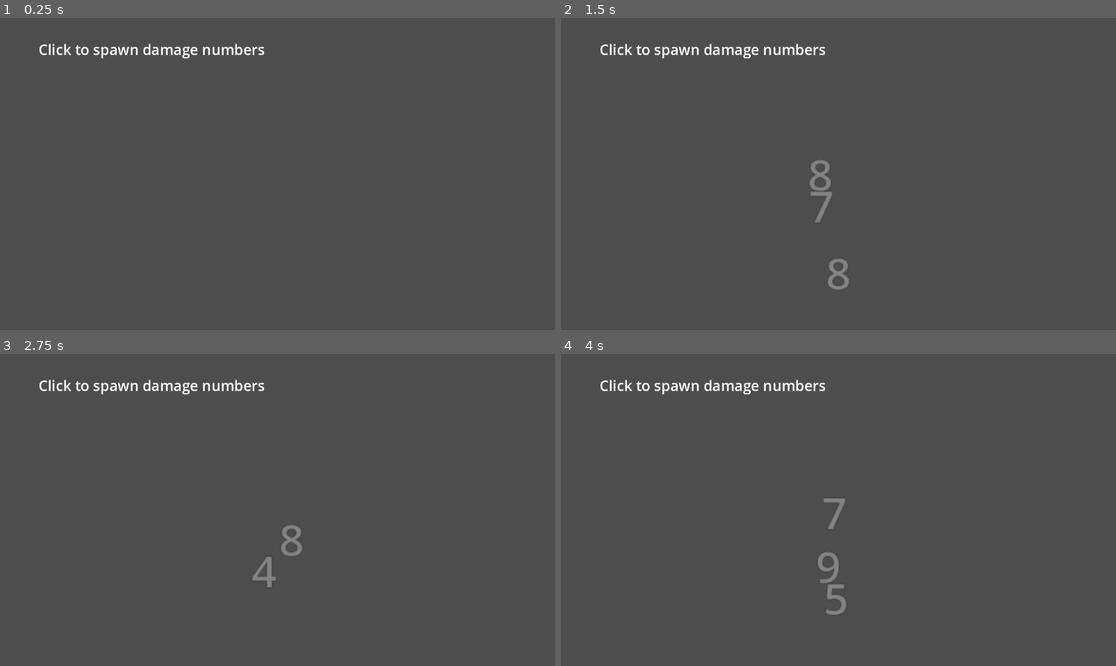
Above: before the commit, frames 1-4 (two rows, left to right).
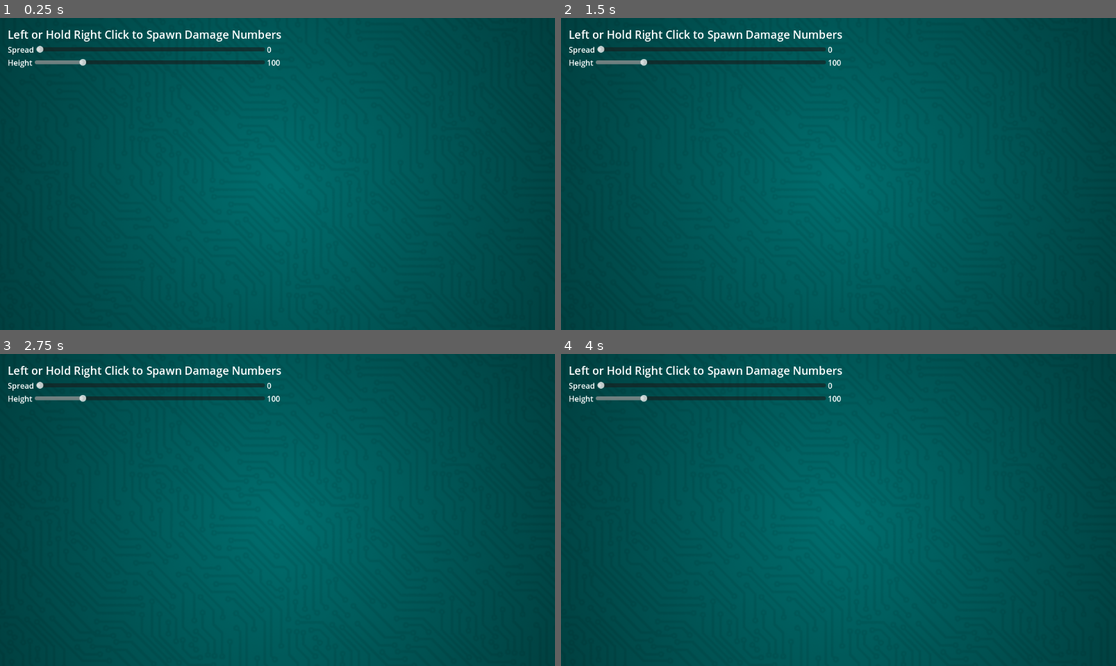
Above: after the commit, the same moments.

Repository: Ryan-Mirch/Damage-Numbers
Game: Godot game, scene res://2d_demo.tscn
The game is run twice, just before and just after one commit, with the same random seed, the same clock (stepped at 60 frames per second) and the same inputs.
Inputs (mouse positions are in pixels of both pictures, inside the frame that each line leads up to):
- Up to frame 1 (0.25 s): no input
- Up to frame 2 (1.5 s): tap Enter at 0.5, 1.25 s; move the mouse to (960, 158) at 0.52 s; press the mouse at (960, 158) at 0.53 s; right-click (960, 158) at 0.8 s; move the mouse to (727, 189) at 1.27 s; release the mouse at (727, 189) at 1.28 s; right-click (727, 189) at 1.35 s
- Up to frame 3 (2.75 s): click (166, 525) at 1.55 s; tap Enter at 2 s; move the mouse to (333, 441) at 2.02 s; press the mouse at (333, 441) at 2.03 s; right-click (333, 441) at 2.3 s
- Up to frame 4 (4 s): tap Enter at 2.75, 3.5 s; move the mouse to (810, 572) at 2.77 s; release the mouse at (810, 572) at 2.78 s; right-click (810, 572) at 2.85 s; click (810, 572) at 3.05 s; move the mouse to (1005, 556) at 3.52 s; press the mouse at (1005, 556) at 3.53 s; right-click (1005, 556) at 3.8 s

The runs differ from the first frame. In frame 1, 100% of the frame differs, in the area x 0-100%, y 0-100%; in frame 2, 100%; in frame 3, 100%; in frame 4, 100%.

Commit message:
Polished demo

Diff:
--- a/2d_demo.gd
+++ b/2d_demo.gd
@@ -1,31 +1,61 @@
-extends Node2D
+extends Control
 
 @onready var spawn_point = %SpawnPoint
 @onready var damage_number_2d_template = load("res://Damage_Number_2D.tscn")
+@onready var spread_value:Label = %"Spread Value"
+@onready var height_value:Label = %"Height Value"
 
 var damage_number_2d_pool:Array[DamageNumber2D] = []
+var rmb_held = false
 
 # Called when the node enters the scene tree for the first time.
 func _ready() -> void:
 	pass # Replace with function body.
 
+func _process(delta: float) -> void:
+	if rmb_held:
+		spawn_damage_number(randf_range(0,10))
+
 
 func _input(event: InputEvent) -> void:
-	if event.is_action_pressed("Left Click") or event.is_action_pressed("Right Click"):
+	if event.is_action_pressed("Left Click"):
 		spawn_damage_number(randf_range(0,10))
+
+	if event.is_action_pressed("Right Click"):
+		rmb_held = true
+
+	if event.is_action_released("Right Click"):
+		rmb_held = false
+
 
 func spawn_damage_number(value:float):
 	var damage_number = get_damage_number()
+	var val = str(round(value))
+	var pos = spawn_point.position
+	var height = height_value.text.to_float()
+	var spread = spread_value.text.to_float()
 	add_child(damage_number, true)
-	damage_number.set_value(str(round(value)))
-	damage_number.position = spawn_point.position
+	damage_number.set_values_and_animate(val, pos, height, spread)
 
 func get_damage_number() -> DamageNumber2D:
+	# get a damage number from the pool
 	if damage_number_2d_pool.size() > 0:
 		return damage_number_2d_pool.pop_front()
 
+	# create a new damage number if the pool is empty
 	else:
 		var new_damage_number = damage_number_2d_template.instantiate()
 		new_damage_number.tree_exiting.connect(
 			func():damage_number_2d_pool.append(new_damage_number))
 		return new_damage_number
+
+
+
+
+
+func _on_spread_value_changed(value: float) -> void:
+	spread_value.text = str(value)
+
+
+func _on_height_value_changed(value: float) -> void:
+	height_value.text = str(value)
--- a/2d_demo.tscn
+++ b/2d_demo.tscn
@@ -1,29 +1,106 @@
-[gd_scene load_steps=3 format=3 uid="uid://2t22pbojmsqo"]
+[gd_scene load_steps=4 format=3 uid="uid://2t22pbojmsqo"]
 
 [ext_resource type="Script" path="res://2d_demo.gd" id="1_r2qex"]
+[ext_resource type="Texture2D" uid="uid://4hkfc3gvyrhf" path="res://Circuit pattern.png" id="2_6qjxd"]
 
 [sub_resource type="LabelSettings" id="LabelSettings_bltxw"]
-font_size = 30
+font_size = 23
 
-[node name="2D Demo" type="Node2D"]
+[node name="2D Demo" type="Control"]
+anchor_right = 1.0
+anchor_bottom = 1.0
 script = ExtResource("1_r2qex")
 
-[node name="Label" type="Label" parent="."]
-offset_left = 257.0
-offset_top = 154.0
-offset_right = 508.0
-offset_bottom = 180.0
-scale = Vector2(0.5, 0.5)
+[node name="TextureRect" type="TextureRect" parent="."]
+anchor_right = 1.0
+anchor_bottom = 1.0
+texture = ExtResource("2_6qjxd")
+ignore_texture_size = true
+stretch_mode = 6
+
+[node name="SpawnPoint" type="Control" parent="."]
+unique_name_in_owner = true
+anchor_left = 0.5
+anchor_top = 1.0
+anchor_right = 0.5
+anchor_bottom = 1.0
+offset_top = -125.0
+offset_bottom = -125.0
+grow_horizontal = 2
+grow_vertical = 0
+metadata/_edit_layout_mode = 1
+
+[node name="VBoxContainer" type="VBoxContainer" parent="."]
+offset_left = 16.0
+offset_top = 18.0
+offset_right = 581.0
+offset_bottom = 113.0
+
+[node name="Label" type="Label" parent="VBoxContainer"]
+offset_right = 565.0
+offset_bottom = 35.0
 size_flags_vertical = 1
-text = "Click to spawn damage numbers"
+text = "Left or Hold Right Click to Spawn Damage Numbers"
 label_settings = SubResource("LabelSettings_bltxw")
 
-[node name="SpawnPoint" type="Position2D" parent="."]
+[node name="HBoxContainer" type="HBoxContainer" parent="VBoxContainer"]
+offset_top = 39.0
+offset_right = 565.0
+offset_bottom = 65.0
+
+[node name="Label" type="Label" parent="VBoxContainer/HBoxContainer"]
+offset_right = 55.0
+offset_bottom = 26.0
+text = "Spread"
+
+[node name="Spread" type="HSlider" parent="VBoxContainer/HBoxContainer"]
 unique_name_in_owner = true
-position = Vector2(507, 404)
-gizmo_extents = 110.7
+offset_left = 59.0
+offset_top = 5.0
+offset_right = 531.0
+offset_bottom = 21.0
+size_flags_horizontal = 3
+size_flags_vertical = 4
+max_value = 300.0
+step = 0.1
 
-[node name="Camera2D" type="Camera2D" parent="."]
-position = Vector2(505, 294)
-current = true
-zoom = Vector2(2, 2)
+[node name="Spread Value" type="Label" parent="VBoxContainer/HBoxContainer"]
+unique_name_in_owner = true
+custom_minimum_size = Vector2(30, 0)
+offset_left = 535.0
+offset_right = 565.0
+offset_bottom = 26.0
+text = "0"
+
+[node name="HBoxContainer2" type="HBoxContainer" parent="VBoxContainer"]
+offset_top = 69.0
+offset_right = 565.0
+offset_bottom = 95.0
+
+[node name="Label" type="Label" parent="VBoxContainer/HBoxContainer2"]
+offset_right = 52.0
+offset_bottom = 26.0
+text = "Height"
+
+[node name="Height" type="HSlider" parent="VBoxContainer/HBoxContainer2"]
+unique_name_in_owner = true
+offset_left = 56.0
+offset_top = 5.0
+offset_right = 531.0
+offset_bottom = 21.0
+size_flags_horizontal = 3
+size_flags_vertical = 4
+max_value = 500.0
+step = 0.1
+value = 100.0
+
+[node name="Height Value" type="Label" parent="VBoxContainer/HBoxContainer2"]
+unique_name_in_owner = true
+custom_minimum_size = Vector2(30, 0)
+offset_left = 535.0
+offset_right = 565.0
+offset_bottom = 26.0
+text = "100"
+
+[connection signal="value_changed" from="VBoxContainer/HBoxContainer/Spread" to="." method="_on_spread_value_changed"]
+[connection signal="value_changed" from="VBoxContainer/HBoxContainer2/Height" to="." method="_on_height_value_changed"]
--- a/Damage_Number_2D.gd
+++ b/Damage_Number_2D.gd
@@ -5,19 +5,18 @@
 @onready var label_container:Node2D = %LabelContainer
 @onready var ap:AnimationPlayer = %AnimationPlayer
 
-@export var up_distance = 120
 
 # Called when the node enters the scene tree for the first time.
 func _ready() -> void:
 	pass # Replace with function body.
 
 
-func set_value(value:String) -> void:
+func set_values_and_animate(value:String, start_pos:Vector2, height:float, spread:float) -> void:
 	label.text = value
 	ap.play("Rise and Fade")
+
 	var tween = get_tree().create_tween()
-	var start_pos = Vector2(randf_range(-10,10),randf_range(-5,5))
-	var end_pos = Vector2(randf_range(-30,30),-up_distance)
+	var end_pos = Vector2(randf_range(-spread,spread),-height) + start_pos
 	var tween_length = ap.get_animation("Rise and Fade").length
 
 	tween.tween_property(label_container,"position",end_pos,tween_length).from(start_pos)
--- a/Damage_Number_2D.tscn
+++ b/Damage_Number_2D.tscn
@@ -70,7 +70,7 @@
 tracks/3/loop_wrap = true
 tracks/3/keys = {
 "points": PackedFloat32Array(0, -0.25, 0, 0.25, 0, 1, 1, -0.25, 0, 0.25, 0, 1, 1, -0.25, 0, 0.25, 0, 1, 0, -0.25, 0, 0.25, 0, 1),
-"times": PackedFloat32Array(0, 0.2, 0.5, 1)
+"times": PackedFloat32Array(0, 0.2, 0.35, 1)
 }
 
 [sub_resource type="AnimationLibrary" id="AnimationLibrary_np4dl"]
@@ -96,7 +96,7 @@
 
 [node name="LabelContainer" type="Node2D" parent="."]
 unique_name_in_owner = true
-modulate = Color(1, 1, 1, 0.308865)
+modulate = Color(1, 1, 1, 0)
 position = Vector2(0, -40)
 scale = Vector2(2, 2)
 
@@ -116,6 +116,7 @@
 size_flags_vertical = 3
 theme_override_colors/font_outline_color = Color(0, 0, 0, 1)
 theme_override_constants/outline_size = 4
+theme_override_font_sizes/font_size = 30
 text = "123"
 label_settings = SubResource("LabelSettings_ygtpk")
 horizontal_alignment = 1
Binary file added: Circuit pattern.png
Not shown, added: Circuit pattern.png.import
